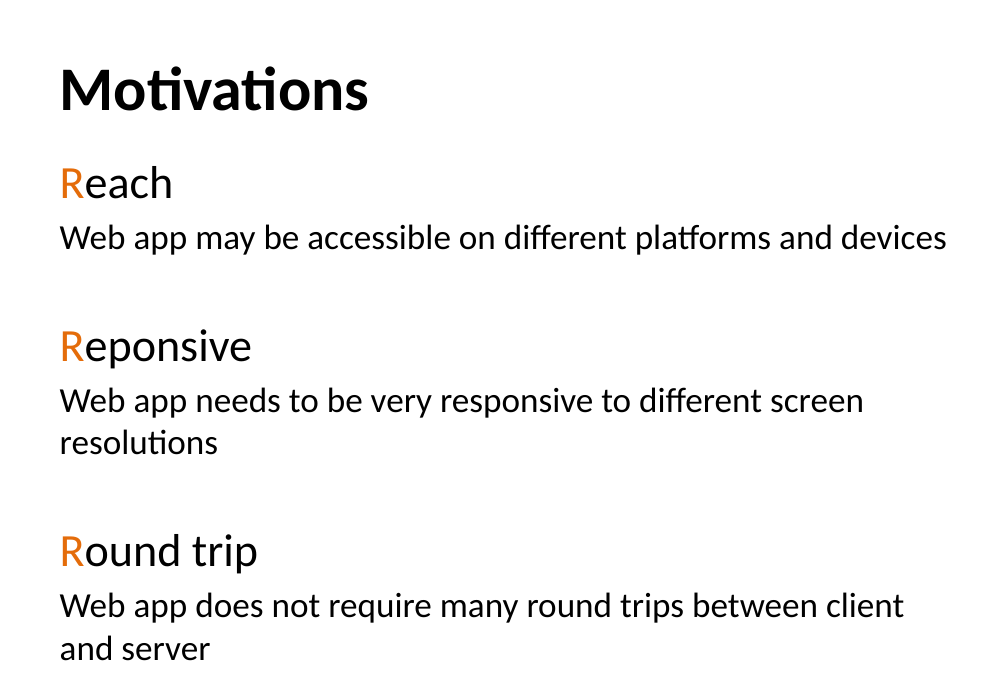
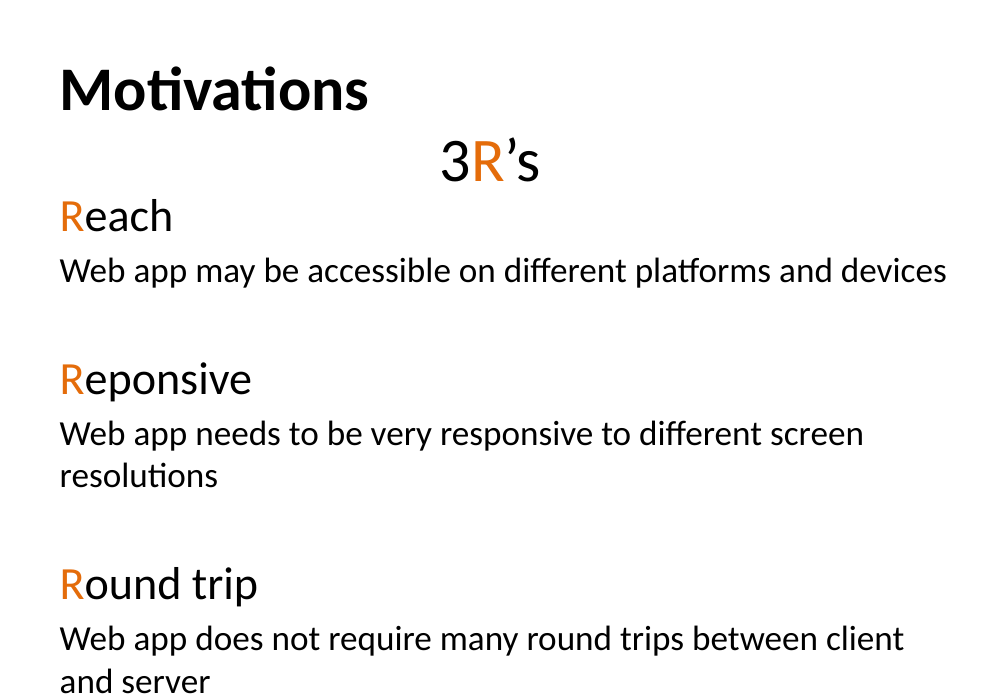
Before and after one commit to monica85rodrigues/presentation-netponto-spa, a slide deck: slide 9 of Relax, it's SPA time.pptx (slide 7 before the commit). Drawn at 1008x698 pixels with LibreOffice and Linux fonts; fonts in the diff are those of the drawing; background and template pictures are left out. Boxes give left, top, right and bottom in pixels: in the first picture for what was removed or moved away, otherwise in the second. Text is boxed around its words. In the diff, an @@ line names an element or a change of style, - is before the commit and + after.

```diff
--- a/Relax, it's SPA time.pptx
+++ b/Relax, it's SPA time.pptx
@@ text added at (440, 137, 541, 182), 48 pt, text #000000 @@
+3R’s
@@ text "Reach": place and size @@
-text "Reach" at (60, 166, 947, 623)
+text "Reach" at (60, 199, 947, 656)
```
Also in this commit, not shown: 8 other slides changed, 12 slides added, 1 slide removed, 4 other files.
